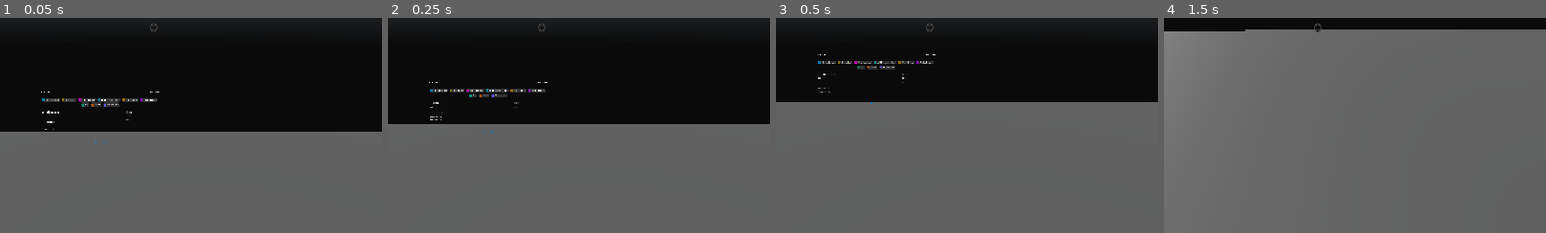
Above: before the commit, frames 1-4 (left to right).
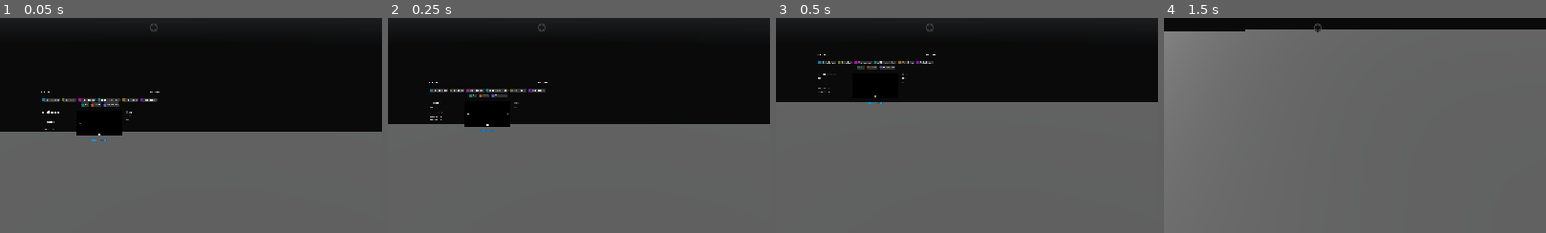
Above: after the commit, the same moments.

Repository: ZRedCon/InteractivePortfolio
Game: Godot game, scene res://Scenes/main_scene.tscn
Two runs of this game, one before a commit and one after it. Both use one fixed random seed, a clock stepped at 60 frames per second and the inputs below. The engine's default icon, where the game draws it, is replaced by a stand-in: a white triangle on a blue panel in a dark square. A sky picture missing from this copy of the repository is replaced by a grey-blue gradient.
Inputs (mouse positions are % of the whole screen's width and height, from its top left):
- Up to frame 1 (0.05 s): no input
- Up to frame 2 (0.25 s): no input
- Up to frame 3 (0.5 s): no input
- Up to frame 4 (1.5 s): move the mouse to (72, 45) at 0.52 s; hold D (Right) 0.53-1.28 s; hold Space (Slow) 0.53-1.28 s; click (72, 45) at 0.67 s; move the mouse to (45, 50) at 1.27 s; hold W (Forward) from 1.28 s (still down); tap Shift (Sprint) at 1.35 s; click (45, 50) at 1.42 s
The pictures show only the part of the screen within x 30-80%, y 48-98%; the shares and areas given below are measured in that part.

The runs differ from the first frame. In frame 1, 0.2% of the frame differs, in the area x 20-32%, y 48-58%; in frame 2, 0.2%; in frame 3, less than 0.1%; in frame 4, nothing differs.

Commit message:
link parsing

Diff:
--- a/GodotProject/interactive-portfolio/prefabs/exhibit.gd
+++ b/GodotProject/interactive-portfolio/prefabs/exhibit.gd
@@ -43,11 +43,12 @@
 	slide_show_holder.remove_items()					# slideshow
 	for slide in slide_show:
 		slide_show_holder.add_item( slide )
-	notes_holder.remove_items()							# supplementary_links
+	notes_holder.remove_items()							# notes
 	for note in notes:
 		notes_holder.add_item( note )
+	links.remove_items()								# supplementary_links
 	for link in sup_links:
-		print( sup_links )
+		links.add_item( link )
 
 
 func _ready() -> void:
@@ -58,7 +59,7 @@
 				511,
 				PackedStringArray([ "contribution1", "contribution1" ]),
 				PackedStringArray([ "note1", "note2" ]),
-				PackedStringArray([ "img1", "img2" ]),
+				PackedStringArray([ "Debug/Debug1/pair0", "Debug/Debug1/pair1" ]),
 				[
 					{ "display-text": "Github", "url": "https://github.com/ZRedCon/InteractivePortfolio"},
 					{ "display-text": "Github2", "url": "https://github.com/ZRedCon/InteractivePortfolio"},
--- a/GodotProject/interactive-portfolio/prefabs/exhibit_link.tscn
+++ b/GodotProject/interactive-portfolio/prefabs/exhibit_link.tscn
@@ -1,14 +1,12 @@
 [gd_scene format=3 uid="uid://cxtfn1be3e2n6"]
 
-[sub_resource type="StyleBoxEmpty" id="StyleBoxEmpty_xnv4v"]
-content_margin_left = 17.0
-content_margin_top = 7.0
-content_margin_right = 17.0
-content_margin_bottom = 7.0
-
-[node name="Link" type="Button" unique_id=1938243887]
+[node name="Link" type="LinkButton" unique_id=1872143662]
 editor_description = "a: 0.375em 1em padding + 1px border = content margins of 7 and 17."
+offset_right = 129.0
+offset_bottom = 37.0
 theme_override_colors/font_color = Color(0, 0.62787163, 1.5561339, 1)
-theme_override_styles/normal = SubResource("StyleBoxEmpty_xnv4v")
+theme_override_colors/font_pressed_color = Color(0.4509804, 0.3372549, 0.87058824, 1)
+theme_override_colors/font_hover_color = Color(0.43160236, 0.6371645, 1, 1)
+theme_override_colors/font_hover_pressed_color = Color(0.4509804, 0.3372549, 0.87058824, 1)
 text = "Github Page"
 text_direction = 1
--- a/GodotProject/interactive-portfolio/prefabs/links_manager.gd
+++ b/GodotProject/interactive-portfolio/prefabs/links_manager.gd
@@ -3,7 +3,12 @@
 const LINK := preload("res://prefabs/exhibit_link.tscn")
 
 func add_item(link: Dictionary) -> void:
-	var item = LINK.instantiate() as Button
+	var item = LINK.instantiate() as LinkButton
 	item.text = link[ "display-text" ]
-	#TODO Set item values
+	item.uri = link[ "url" ]
+	item.pressed.connect( func(): print("Clicked!") )
 	add_child( item )
+
+func remove_items() -> void:
+	for child in get_children():
+		child.queue_free()
--- /dev/null
+++ b/GodotProject/interactive-portfolio/prefabs/slide.tscn
@@ -0,0 +1,13 @@
+[gd_scene format=3 uid="uid://cc84u6s1hq2lj"]
+
+[node name="Slide" type="TextureRect" unique_id=597921887]
+editor_description = "One slideshow image. img: position absolute + inset 0 = full-rect anchors; object-fit: contain = keep aspect centered; image-rendering: pixelated = nearest filter. slide_show.gd loads the texture and slides it sideways."
+texture_filter = 1
+anchors_preset = 15
+anchor_right = 1.0
+anchor_bottom = 1.0
+grow_horizontal = 2
+grow_vertical = 2
+mouse_filter = 2
+expand_mode = 1
+stretch_mode = 5
--- /dev/null
+++ b/GodotProject/interactive-portfolio/prefabs/slide_dot.tscn
@@ -0,0 +1,17 @@
+[gd_scene format=3 uid="uid://ctqw7kxvyuo63"]
+
+[sub_resource type="StyleBoxFlat" id="StyleBoxFlat_sl6o8"]
+bg_color = Color(1, 1, 1, 1)
+corner_radius_top_left = 6
+corner_radius_top_right = 6
+corner_radius_bottom_right = 6
+corner_radius_bottom_left = 6
+shadow_size = 2
+
+[node name="SlideDot" type="Panel" unique_id=2119991312]
+editor_description = "One dot in the slideshow's marker. .slide-dots span: an 8 px white circle at half brightness. slide_show.gd makes the current image's dot 12 px and fully bright."
+modulate = Color(1, 1, 1, 0.5)
+custom_minimum_size = Vector2(8, 8)
+size_flags_vertical = 4
+mouse_filter = 2
+theme_override_styles/panel = SubResource("StyleBoxFlat_sl6o8")
--- a/GodotProject/interactive-portfolio/prefabs/slide_show.gd
+++ b/GodotProject/interactive-portfolio/prefabs/slide_show.gd
@@ -1,8 +1,178 @@
 class_name SlideShow extends Control
 
+## An exhibit's slideshow. ExhibitUI hands it image paths through add_item(); it loads each one from
+## Webfiles/assets/images (the same files the website shows) and rotates through them.
+## Webfiles/src/slideShow.js does the same on the website, so a change here usually belongs there too.
+
+const SLIDE := preload("res://prefabs/slide.tscn")
+const SLIDE_DOT := preload("res://prefabs/slide_dot.tscn")
+const FileParserScript := preload("res://file_parser.gd")
+
+const IMAGES_PATH : String = "assets/images/"
+const IMAGE_EXTENSION : String = ".png"
+const SLIDE_SECONDS : float = 0.4			# How long one slide animation takes
+const DRAG_SWITCH_FRACTION : float = 0.25	# Dragging further than this much of the width switches images
+const DOT_SIZE : float = 8.0
+const CURRENT_DOT_SIZE : float = 12.0
+const DOT_ALPHA : float = 0.5				# Brightness of the dots that aren't the current image
+
+@onready var slides_holder : Control = $Slides
+@onready var dots_holder : Container = $Dots
+@onready var prev_arrow : Button = $PrevArrow
+@onready var next_arrow : Button = $NextArrow
+@onready var timer : Timer = $Timer			# Its wait_time is how long each image stays
+
+var _slides : Array[ TextureRect ]
+var _dots : Array[ Control ]
+var _current : int = 0
+# Where the current image sits, in slide widths: 0 = in the frame, 1 = one full width to the right.
+# Switching images starts the new one off to the side it comes from, then eases this back to 0.
+var _offset : float = 0.0:
+	set(value):
+		_offset = value
+		_place_slides()
+var _tween : Tween
+var _dragging : bool = false
+var _drag_start_x : float
+var _drag_start_offset : float
+
+func _ready() -> void:
+	prev_arrow.pressed.connect( _go.bind( -1 ) )
+	next_arrow.pressed.connect( _go.bind( 1 ) )
+	timer.timeout.connect( _go.bind( 1 ) )
+	resized.connect( _place_slides )
+	remove_items()	# The slide and dots in the scene are only placeholders for the editor
+
 func add_item(path: String) -> void:
-	pass
+	var slide := SLIDE.instantiate() as TextureRect
+	slides_holder.add_child( slide )
+	_slides.append( slide )
+	var dot := SLIDE_DOT.instantiate() as Control
+	dots_holder.add_child( dot )
+	_dots.append( dot )
+	_refresh()
+	if _slides.size() == 2: timer.start()	# Now there's another image to rotate to
+	_load_image( slide, IMAGES_PATH + path + IMAGE_EXTENSION )
 
 func remove_items() -> void:
-	for child in get_children():
-		child.queue_free()
+	for holder in [ slides_holder, dots_holder ]:
+		for child in holder.get_children():
+			holder.remove_child( child )
+			child.queue_free()
+	_slides.clear()
+	_dots.clear()
+	_current = 0
+	_dragging = false
+	if _tween: _tween.kill()
+	_offset = 0.0
+	timer.stop()
+	timer.paused = false
+	_refresh()
+
+# Shows only the parts that make sense for how many images there are.
+func _refresh() -> void:
+	var can_move := _slides.size() > 1
+	visible = not _slides.is_empty()	# Like the website: no images, no slideshow
+	prev_arrow.visible = can_move
+	next_arrow.visible = can_move
+	dots_holder.visible = can_move
+	mouse_default_cursor_shape = CURSOR_DRAG if can_move else CURSOR_ARROW
+	_update_dots()
+	_place_slides()
+
+#region Moving between images
+
+# Switches to the image beside the current one: 1 = the one to the right, -1 = the one to the left.
+func _go(direction: int) -> void:
+	if _slides.size() < 2: return
+	_current = wrapi( _current + direction, 0, _slides.size() )
+	_offset = clampf( _offset + direction, -1.0, 1.0 )	# The new image starts off to that side,
+	_slide_home()										# then slides into the frame
+	_update_dots()
+	timer.paused = false
+	timer.start()	# The new image gets its full time
+
+func _slide_home() -> void:
+	if _tween: _tween.kill()
+	_tween = create_tween().set_trans( Tween.TRANS_CUBIC ).set_ease( Tween.EASE_OUT )
+	_tween.tween_property( self, "_offset", 0.0, SLIDE_SECONDS )
+
+# Puts the current image _offset widths from the middle and, while it's off center, the image
+# beside it in the gap it leaves. All the others are hidden.
+func _place_slides() -> void:
+	if _slides.is_empty(): return
+	var side : int = -1 if _offset > 0.0 else 1	# The neighbor that's coming into view
+	var neighbor : int = wrapi( _current + side, 0, _slides.size() ) if _offset != 0.0 else _current
+	for i in _slides.size():
+		_slides[ i ].visible = i == _current or i == neighbor
+	_slides[ _current ].position.x = _offset * size.x
+	if neighbor != _current: _slides[ neighbor ].position.x = (_offset + side) * size.x
+
+func _update_dots() -> void:
+	for i in _dots.size():
+		var is_current := i == _current
+		_dots[ i ].custom_minimum_size = Vector2.ONE * (CURRENT_DOT_SIZE if is_current else DOT_SIZE)
+		_dots[ i ].modulate.a = 1.0 if is_current else DOT_ALPHA
+
+#endregion
+
+#region Click and drag
+
+# Holding the mouse down on the images lets you pull them sideways. The timer waits while you hold.
+func _gui_input(event: InputEvent) -> void:
+	if _slides.size() < 2: return
+	if event is InputEventMouseButton and event.button_index == MOUSE_BUTTON_LEFT:
+		if event.pressed: _start_drag( event.position.x )
+		elif _dragging: _end_drag()
+		accept_event()
+	elif event is InputEventMouseMotion and _dragging:
+		_offset = clampf( _drag_start_offset + (event.position.x - _drag_start_x) / size.x, -1.0, 1.0 )
+		accept_event()
+
+func _start_drag(x: float) -> void:
+	if _tween: _tween.kill()	# Catches the images wherever they are, even halfway through a slide
+	_dragging = true
+	_drag_start_x = x
+	_drag_start_offset = _offset
+	timer.paused = true
+
+func _end_drag() -> void:
+	_dragging = false
+	var moved := _offset - _drag_start_offset
+	# Pulled far enough, toward the image coming into view: switch to it (which resets the timer)
+	if absf( _offset ) > DRAG_SWITCH_FRACTION and signf( moved ) == signf( _offset ):
+		_go( -1 if _offset > 0.0 else 1 )
+	else:	# Otherwise slide back, and the timer carries on from where it paused
+		_slide_home()
+		timer.paused = false
+
+#endregion
+
+#region Image loading
+
+# Editor runs read the image from disk and web builds download it, the same way FileParser reads entries.
+func _load_image(slide: TextureRect, file_path: String) -> void:
+	var image : Image
+	if OS.has_feature( "web" ):
+		var bytes := await _download( JavaScriptBridge.eval( FileParserScript.JAVASCRIPT_EVAL_LABEL ) + file_path )
+		if not bytes.is_empty():
+			image = Image.new()
+			if image.load_png_from_buffer( bytes ) != OK: image = null
+	else:
+		var disk_path := FileParserScript.get_webfiles_dir().path_join( file_path )
+		if FileAccess.file_exists( disk_path ): image = Image.load_from_file( disk_path )
+
+	if image == null: printerr( "Bad image at: ", file_path )
+	elif is_instance_valid( slide ): slide.texture = ImageTexture.create_from_image( image )
+
+func _download(url: String) -> PackedByteArray:
+	var request := HTTPRequest.new()
+	add_child( request )
+	var response : Array = []
+	if request.request( url ) == OK: response = await request.request_completed
+	request.queue_free()
+
+	if response.is_empty() or response[ 0 ] != HTTPRequest.RESULT_SUCCESS or response[ 1 ] != 200: return PackedByteArray()
+	return response[ 3 ]
+
+#endregion
--- a/GodotProject/interactive-portfolio/prefabs/ui_exhibit.tscn
+++ b/GodotProject/interactive-portfolio/prefabs/ui_exhibit.tscn
@@ -8,11 +8,36 @@
 [ext_resource type="Script" uid="uid://dhfrye32vy6ui" path="res://prefabs/slide_show.gd" id="5_eqgsw"]
 [ext_resource type="Script" uid="uid://2pxy4okyo36l" path="res://prefabs/links_manager.gd" id="5_fwjg3"]
 [ext_resource type="Script" uid="uid://krb05sgnsg8u" path="res://prefabs/exhibit_notes.gd" id="6_atjpu"]
-[ext_resource type="PackedScene" uid="uid://cxtfn1be3e2n6" path="res://prefabs/exhibit_link.tscn" id="9_gteqk"]
+[ext_resource type="PackedScene" uid="uid://cc84u6s1hq2lj" path="res://prefabs/slide.tscn" id="10_sllkz"]
+[ext_resource type="PackedScene" uid="uid://ctqw7kxvyuo63" path="res://prefabs/slide_dot.tscn" id="11_8o4o5"]
 
 [sub_resource type="StyleBoxEmpty" id="StyleBoxEmpty_qit8j"]
 content_margin_top = 8.0
 content_margin_bottom = 8.0
+
+[sub_resource type="StyleBoxFlat" id="StyleBoxFlat_839nz"]
+bg_color = Color(0, 0, 0, 1)
+
+[sub_resource type="StyleBoxFlat" id="StyleBoxFlat_csytq"]
+bg_color = Color(0, 0, 0, 0.45)
+corner_radius_top_left = 18
+corner_radius_top_right = 18
+corner_radius_bottom_right = 18
+corner_radius_bottom_left = 18
+
+[sub_resource type="StyleBoxFlat" id="StyleBoxFlat_l3tmo"]
+bg_color = Color(0, 0, 0, 0.85)
+corner_radius_top_left = 18
+corner_radius_top_right = 18
+corner_radius_bottom_right = 18
+corner_radius_bottom_left = 18
+
+[sub_resource type="StyleBoxFlat" id="StyleBoxFlat_31mtn"]
+bg_color = Color(0, 0, 0, 0.7)
+corner_radius_top_left = 18
+corner_radius_top_right = 18
+corner_radius_bottom_right = 18
+corner_radius_bottom_left = 18
 
 [node name="UIExhibit" type="Control" unique_id=378705747]
 layout_mode = 3
@@ -105,23 +130,114 @@
 script = ExtResource("4_atjpu")
 
 [node name="SlideShow" type="Control" parent="Exhibit/Content" unique_id=277074186]
-editor_description = "section.slide-show: flex 0 0 calc(100% …(183 unchanged characters)… umn's height, like align-items: stretch."
+editor_description = "section.slide-show: flex 0 0 calc(100% …(183 unchanged characters)… umn's height, like align-items: stretch. slide_show.gd runs it (src/slideShow.js on the website)."
 custom_minimum_size = Vector2(378, 212.625)
 layout_mode = 2
 script = ExtResource("5_eqgsw")
 
-[node name="Slide" type="TextureRect" parent="Exhibit/Content/SlideShow" unique_id=1975133973]
-editor_description = "img: position absolute + inset 0 = full-rect anchors; object-fit: contain = keep aspect centered; image-rendering: pixelated = nearest filter. The icon is only a stand-in for the real image."
-texture_filter = 1
+[node name="Slides" type="Panel" parent="Exhibit/Content/SlideShow" unique_id=1246592542]
+editor_description = "The frame: section.slide-show's black background, and overflow: hidden = clip_contents. slide_show.gd puts one prefabs/slide.tscn per image in here."
+clip_contents = true
 layout_mode = 1
 anchors_preset = 15
 anchor_right = 1.0
 anchor_bottom = 1.0
 grow_horizontal = 2
 grow_vertical = 2
+mouse_filter = 2
+theme_override_styles/panel = SubResource("StyleBoxFlat_839nz")
+
+[node name="Slide" parent="Exhibit/Content/SlideShow/Slides" unique_id=1917369586 instance=ExtResource("10_sllkz")]
+editor_description = "Placeholder so the editor shows an image. slide_show.gd removes it when the game runs."
+layout_mode = 1
 texture = ExtResource("1_px4js")
-expand_mode = 1
-stretch_mode = 5
+
+[node name="PrevArrow" type="Button" parent="Exhibit/Content/SlideShow" unique_id=1246171231]
+editor_description = ".slide-arrow.prev: a 2.25rem (36 px) circle, 0.5rem (8 px) in from the left edge, vertically centered."
+layout_mode = 1
+anchors_preset = 4
+anchor_top = 0.5
+anchor_bottom = 0.5
+offset_left = 8.0
+offset_top = -18.0
+offset_right = 44.0
+offset_bottom = 18.0
+grow_vertical = 2
+focus_mode = 0
+mouse_default_cursor_shape = 2
+theme_override_styles/normal = SubResource("StyleBoxFlat_csytq")
+theme_override_styles/pressed = SubResource("StyleBoxFlat_l3tmo")
+theme_override_styles/hover = SubResource("StyleBoxFlat_31mtn")
+theme_override_styles/hover_pressed = SubResource("StyleBoxFlat_l3tmo")
+
+[node name="Chevron" type="Line2D" parent="Exhibit/Content/SlideShow/PrevArrow" unique_id=1946046333]
+points = PackedVector2Array(21, 11, 14, 18, 21, 25)
+width = 3.0
+joint_mode = 2
+begin_cap_mode = 2
+end_cap_mode = 2
+antialiased = true
+
+[node name="NextArrow" type="Button" parent="Exhibit/Content/SlideShow" unique_id=775078514]
+editor_description = ".slide-arrow.next: a 2.25rem (36 px) circle, 0.5rem (8 px) in from the right edge, vertically centered."
+layout_mode = 1
+anchors_preset = 6
+anchor_left = 1.0
+anchor_top = 0.5
+anchor_right = 1.0
+anchor_bottom = 0.5
+offset_left = -44.0
+offset_top = -18.0
+offset_right = -8.0
+offset_bottom = 18.0
+grow_horizontal = 0
+grow_vertical = 2
+focus_mode = 0
+mouse_default_cursor_shape = 2
+theme_override_styles/normal = SubResource("StyleBoxFlat_csytq")
+theme_override_styles/pressed = SubResource("StyleBoxFlat_l3tmo")
+theme_override_styles/hover = SubResource("StyleBoxFlat_31mtn")
+theme_override_styles/hover_pressed = SubResource("StyleBoxFlat_l3tmo")
+
+[node name="Chevron" type="Line2D" parent="Exhibit/Content/SlideShow/NextArrow" unique_id=347131425]
+points = PackedVector2Array(15, 11, 22, 18, 15, 25)
+width = 3.0
+joint_mode = 2
+begin_cap_mode = 2
+end_cap_mode = 2
+antialiased = true
+
+[node name="Dots" type="HBoxContainer" parent="Exhibit/Content/SlideShow" unique_id=524447623]
+editor_description = ".slide-dots: a centered row, 0.5rem (8 px) above the bottom edge, with 0.375rem (6 px) gaps. slide_show.gd puts one prefabs/slide_dot.tscn per image in here."
+layout_mode = 1
+anchors_preset = 12
+anchor_top = 1.0
+anchor_right = 1.0
+anchor_bottom = 1.0
+offset_top = -20.0
+offset_bottom = -8.0
+grow_horizontal = 2
+grow_vertical = 0
+mouse_filter = 2
+theme_override_constants/separation = 6
+alignment = 1
+
+[node name="Dot" parent="Exhibit/Content/SlideShow/Dots" unique_id=952989595 instance=ExtResource("11_8o4o5")]
+editor_description = "Placeholder dots so the editor shows the marker (this one drawn as the current image). slide_show.gd replaces them when the game runs."
+modulate = Color(1, 1, 1, 1)
+custom_minimum_size = Vector2(12, 12)
+layout_mode = 2
+
+[node name="Dot2" parent="Exhibit/Content/SlideShow/Dots" unique_id=1791579305 instance=ExtResource("11_8o4o5")]
+layout_mode = 2
+
+[node name="Dot3" parent="Exhibit/Content/SlideShow/Dots" unique_id=1656649350 instance=ExtResource("11_8o4o5")]
+layout_mode = 2
+
+[node name="Timer" type="Timer" parent="Exhibit/Content/SlideShow" unique_id=1381072604]
+editor_description = "How long each image stays before the slideshow moves to the next one."
+wait_time = 5.0
+one_shot = true
 
 [node name="TextUnimportant" type="VBoxContainer" parent="Exhibit/Content" unique_id=1454613416]
 layout_mode = 2
@@ -144,6 +260,3 @@
 theme_override_constants/v_separation = 12
 alignment = 1
 script = ExtResource("5_fwjg3")
-
-[node name="Link" parent="Exhibit/Links" unique_id=1938243887 instance=ExtResource("9_gteqk")]
-layout_mode = 2
